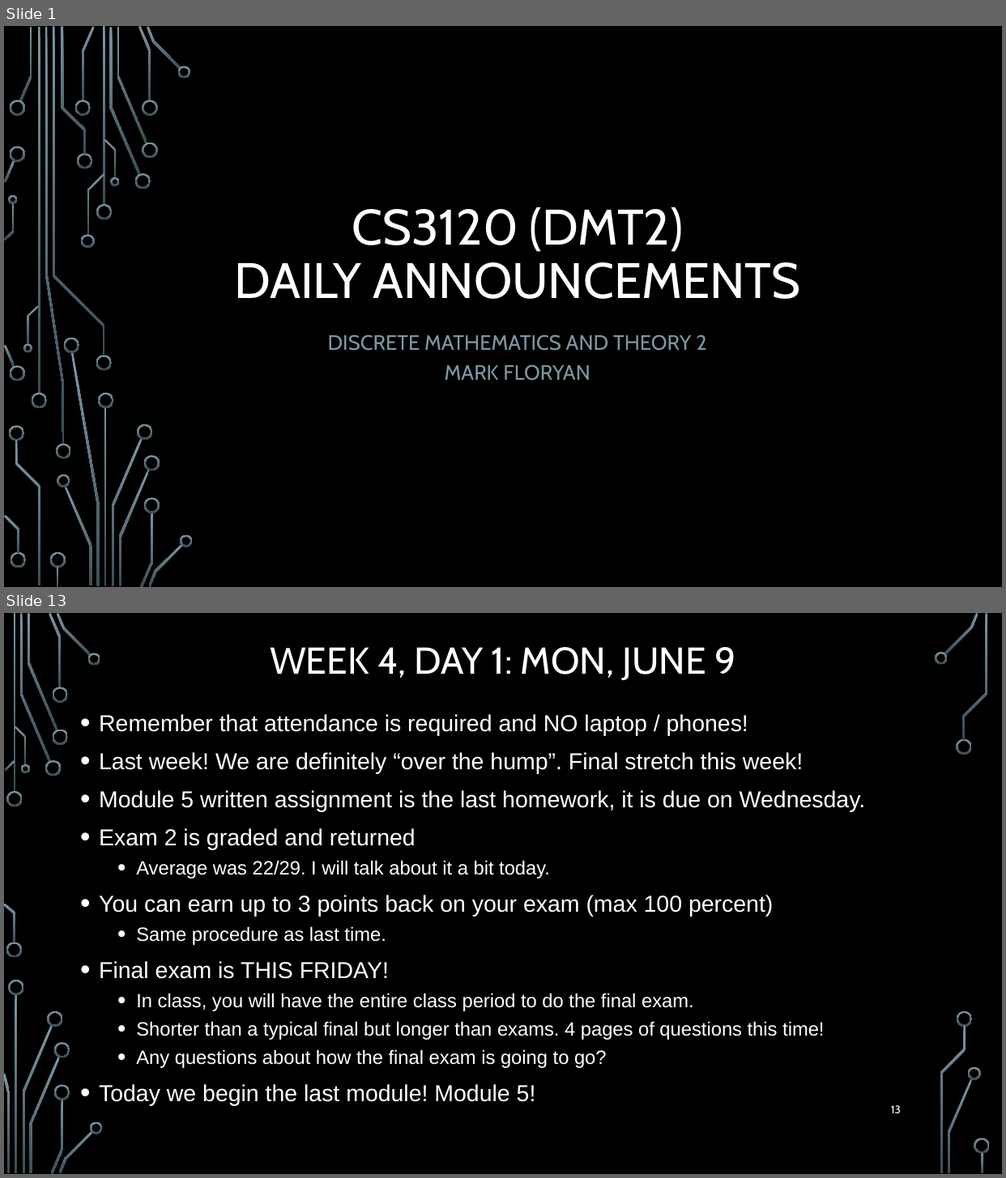
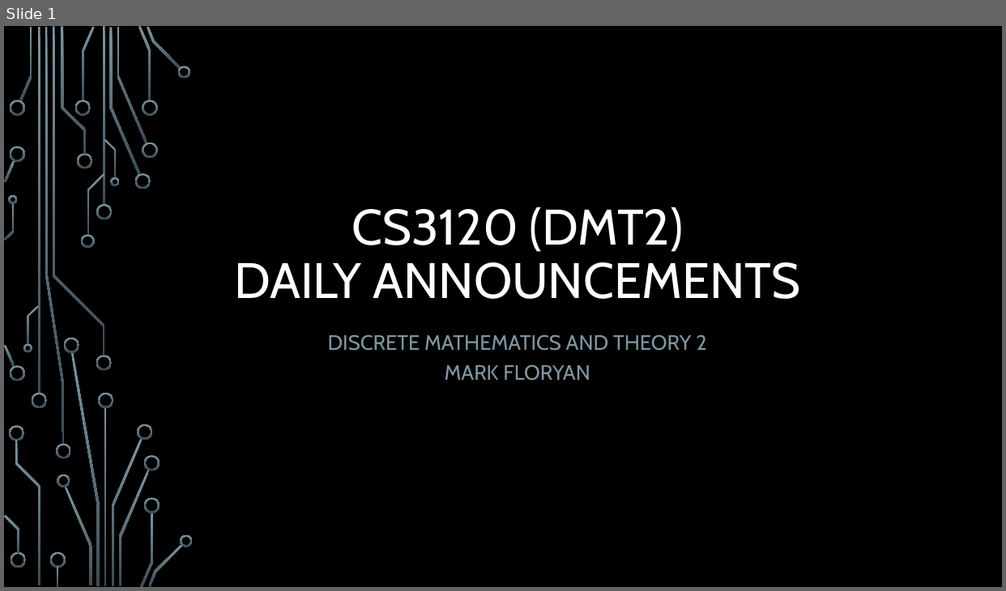
Before and after one commit to markfloryan/dmt2, a slide deck: slides/00-DailyAnnouncements.pptx. Shown one above the other, each under a label of ours: slides 1 and 13 before the commit, slide 1 after it; the slides between them are not shown. The pictures are 1006x1178 and 1006x591 pixels, drawn with LibreOffice and Linux fonts; fonts in the diff are those of the drawing; background and template pictures are left out. Boxes give left, top, right and bottom in pixels: in the first picture for what was removed or moved away, otherwise in the second. Text is boxed around its words. In the diff, an @@ line names an element or a change of style, - is before the commit and + after.

```diff
--- a/slides/00-DailyAnnouncements.pptx
+++ b/slides/00-DailyAnnouncements.pptx
@@ slide 13 removed at (4, 613, 1002, 1174), background picture (left out) @@
@@ title removed at (270, 647, 735, 680) @@
-WEEK 4, DAY 1: MON, JUNE 9
@@ text removed at (99, 714, 866, 1106) @@
-• Remember that attendance is required and NO laptop / phones!
-• Last week! We are definitely “over the hump”. Final stretch this week!
-• Module 5 written assignment is the last homework, it is due on Wednesday.
-• Exam 2 is graded and returned
-  • Average was 22/29. I will talk about it a bit today.
-• You can earn up to 3 points back on your exam (max 100 percent)
-  • Same procedure as last time.
-• Final exam is THIS FRIDAY!
-  • In class, you will have the entire class period to do the final exam.
-  • Shorter than a typical final but longer than exams. 4 pages of questions this time!
-  • Any questions about how the final exam is going to go?
-• Today we begin the last module! Module 5!
@@ page number removed at (891, 1105, 901, 1114) @@
-13
@@ group removed at (4, 613, 990, 1174): 33 freeform shapes, 3 rectangles @@
```
Also in this commit, not shown: 1 slide changed, 1 slide added, 14 other slides removed, 1 other file.
